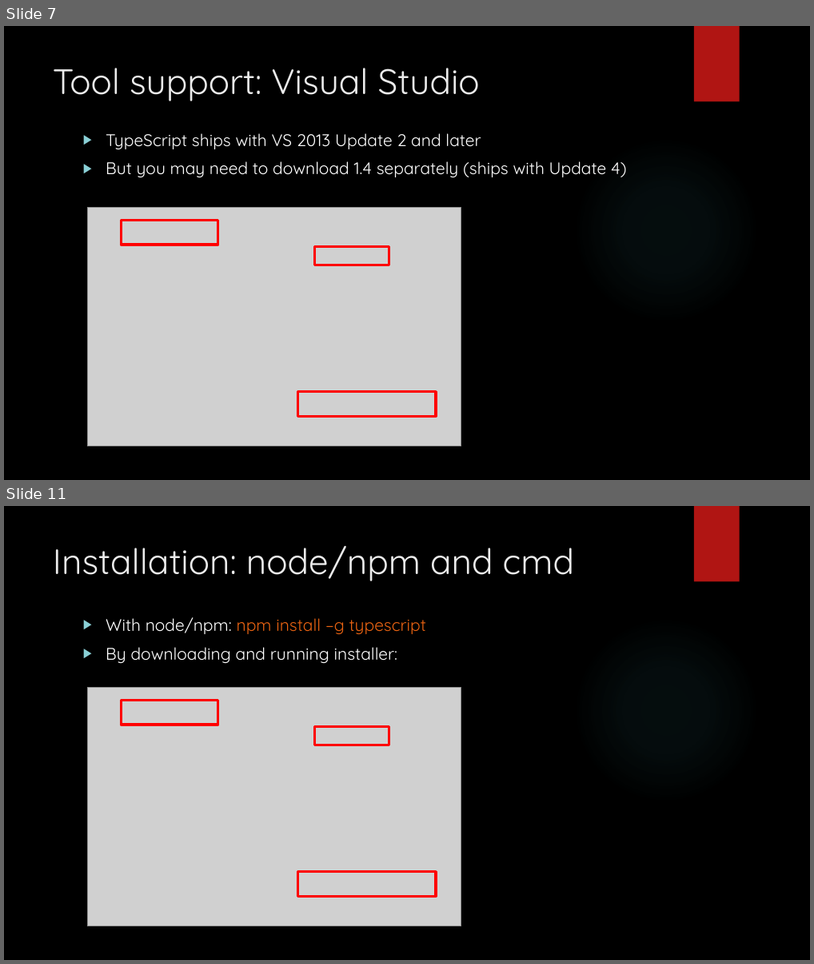
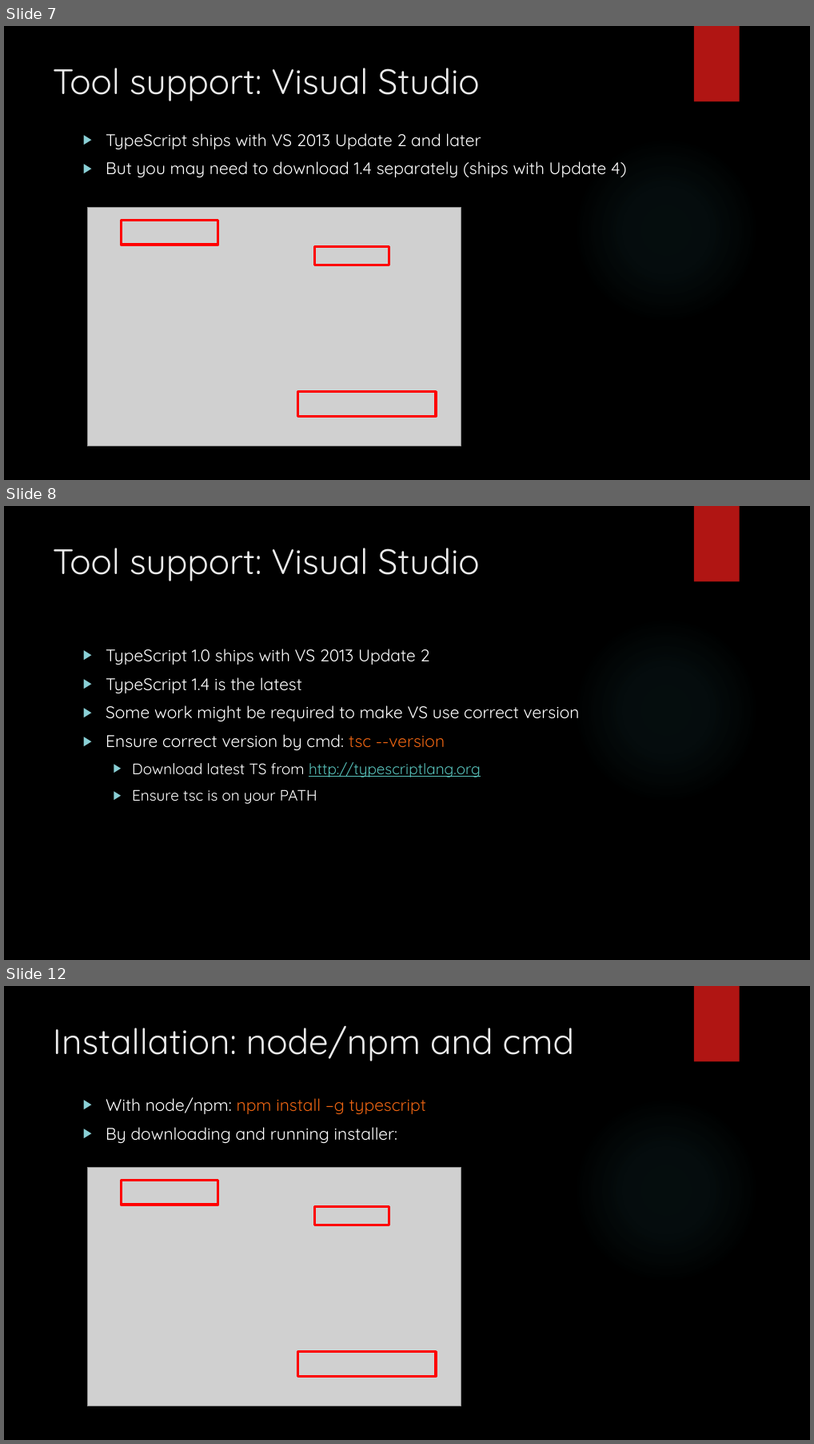
Before and after one commit to bouvet-openlab/typescript-angular-workshop, a slide deck: TypeScript.pptx. Shown one above the other, each under a label of ours: slides 7 and 11 before the commit, slides 7, 8 and 12 after it; the slides between them are not shown. The pictures are 814x964 and 814x1444 pixels, drawn with LibreOffice and Linux fonts; fonts in the diff are those of the drawing; grey boxes stand for pictures; background and template pictures are left out. Boxes give left, top, right and bottom in pixels: in the first picture for what was removed or moved away, otherwise in the second. Text is boxed around its words. In the diff, an @@ line names an element or a change of style, - is before the commit and + after.

```diff
--- a/TypeScript.pptx
+++ b/TypeScript.pptx
@@ slide 8 added at <box>4,506,810,960</box>, background picture (left out); not listed: 2 template elements that a slide beside it also shows @@
@@ title added at <box>53,548,480,581</box>, 42 pt, text #EBEBEB @@
+Tool support: Visual Studio
@@ text added at <box>106,648,580,804</box>, 20 pt, text #FFFFFF @@
+▶ TypeScript 1.0 ships with VS 2013 Update 2
+▶ TypeScript 1.4 is the latest
+▶ Some work might be required to make VS use correct version
+▶ Ensure correct version by cmd: tsc --version
+  ▶ Download latest TS from http://typescriptlang.org
+  ▶ Ensure tsc is on your PATH
@@ what was slide 11 is now slide 12 @@
```
Also in this commit, not shown: 5 slides changed, 1 other slide added.
